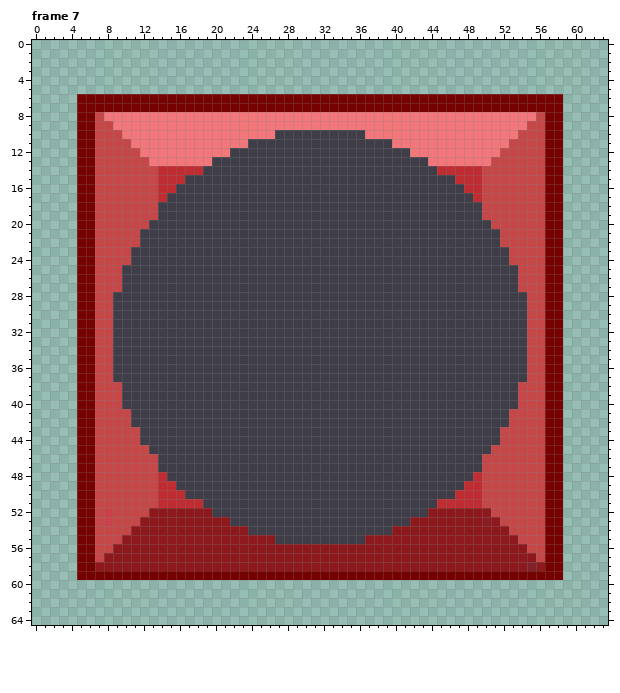
Pixel-art file -- Assets/Assets/tiles.aseprite. Above, as it was before the edit.
64x65 pixels, 16 frames. Colours within 5 levels of each other are drawn and written as one. Shown: frame 7. The commit also changed other frames, which this record leaves out.
After the commit:
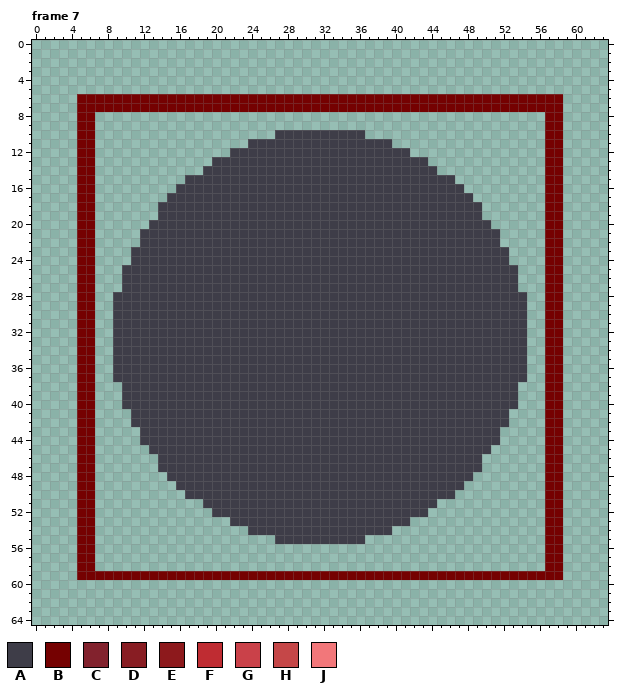
Palette (. is transparent): A #3e3d48  B #750101  C #82222d  D #881d23  E #8d191c  F #bf2c32  G #ca4149  H #c54748  J #f2777a
Difference:
layer "Layer 2" removed
Frame 7, layer "Layer 1":
y 8: x 7..56 HJJJJJJJJJJJJJJJJJJJJJJJJJJJJJJJJJJJJJJJJJJJJJJJJH -> ..................................................
y 9: x 7..56 HHJJJJJJJJJJJJJJJJJJJJJJJJJJJJJJJJJJJJJJJJJJJJJJHH -> ..................................................
y 10: x 7..26 HHHJJJJJJJJJJJJJJJJJ -> ....................; x 37..56 JJJJJJJJJJJJJJJJJHHH -> ....................
y 11: x 7..23 HHHHJJJJJJJJJJJJJ -> .................; x 40..56 JJJJJJJJJJJJJHHHH -> .................
y 12: x 7..21 HHHHHJJJJJJJJJJ -> ...............; x 42..56 JJJJJJJJJJHHHHH -> ...............
y 13: x 7..19 HHHHHHJJJJJJJ -> .............; x 44..56 JJJJJJJHHHHHH -> .............
y 14: x 7..18 HHHHHHHFFFFF -> ............; x 45..56 FFFFFHHHHHHH -> ............
y 15: x 7..16 HHHHHHHFFF -> ..........; x 47..56 FFFHHHHHHH -> ..........
y 16: x 7..15 HHHHHHHFF -> .........; x 48..56 FFHHHHHHH -> .........
y 17: x 7..14 HHHHHHHF -> ........; x 49..56 FHHHHHHH -> ........
y 18..19: x 7..13 HHHHHHH -> .......; x 50..56 HHHHHHH -> .......
y 20: x 7..12 HHHHHH -> ......; x 51..56 HHHHHH -> ......
y 21..22: x 7..11 HHHHH -> .....; x 52..56 HHHHH -> .....
y 23..24: x 7..10 HHHH -> ....; x 53..56 HHHH -> ....
y 25..27: x 7..9 HHH -> ...; x 54..56 HHH -> ...
y 28..37: x 7..8 HH -> ..; x 55..56 HH -> ..
y 38..40: x 7..9 HHH -> ...; x 54..56 HHH -> ...
y 41..42: x 7..10 HHHH -> ....; x 53..56 HHHH -> ....
y 43..44: x 7..11 HHHHH -> .....; x 52..56 HHHHH -> .....
y 45: x 7..12 HHHHHH -> ......; x 51..56 HHHHHH -> ......
y 46..47: x 7..13 HHHHHHH -> .......; x 50..56 HHHHHHH -> .......
y 48: x 7..14 HHHHHHHF -> ........; x 49..56 FHHHHHHH -> ........
y 49: x 7..15 HHHHHHHFF -> .........; x 48..56 FFHHHHHHH -> .........
y 50: x 7..16 HHHHHHHFFF -> ..........; x 47..56 FFFHHHHHHH -> ..........
y 51: x 7..18 HHHHHHHFFFFF -> ............; x 45..56 FFFFFHHHHHHH -> ............
y 52: x 7..19 HGHHHHEEEEEEE -> .............; x 44..56 EEEEEEEHHHHHH -> .............
y 53: x 7..21 HGHHHEEEEEEEEEE -> ...............; x 42..56 EEEEEEEEDEHHHHH -> ...............
y 54: x 7..23 HHHHEEEEEEEEEEEEE -> .................; x 40..56 EEEEEEEEEEEEEHHHH -> .................
y 55: x 7..26 HHHEEEEEEEEEEEEEEEEE -> ....................; x 37..56 EEEEEEEEEEEEEEEEEHHH -> ....................
y 56: x 7..56 HHEEEEEEEEEEEEEEEEEEEEEEEEEEEEEEEEEEEEEEEEEEEEEEHH -> ..................................................
y 57: x 7..56 HEEEEEEEEEEEEEEEEEEEEEEEEEEEEEEEEEEEEEEEEEEEEEEEEH -> ..................................................
y 58: x 7..56 EEEEEEEEEEEEEEEEEEEEEEEEEEEEEEEEEEEEEEEEEEEEEEEECE -> ..................................................
